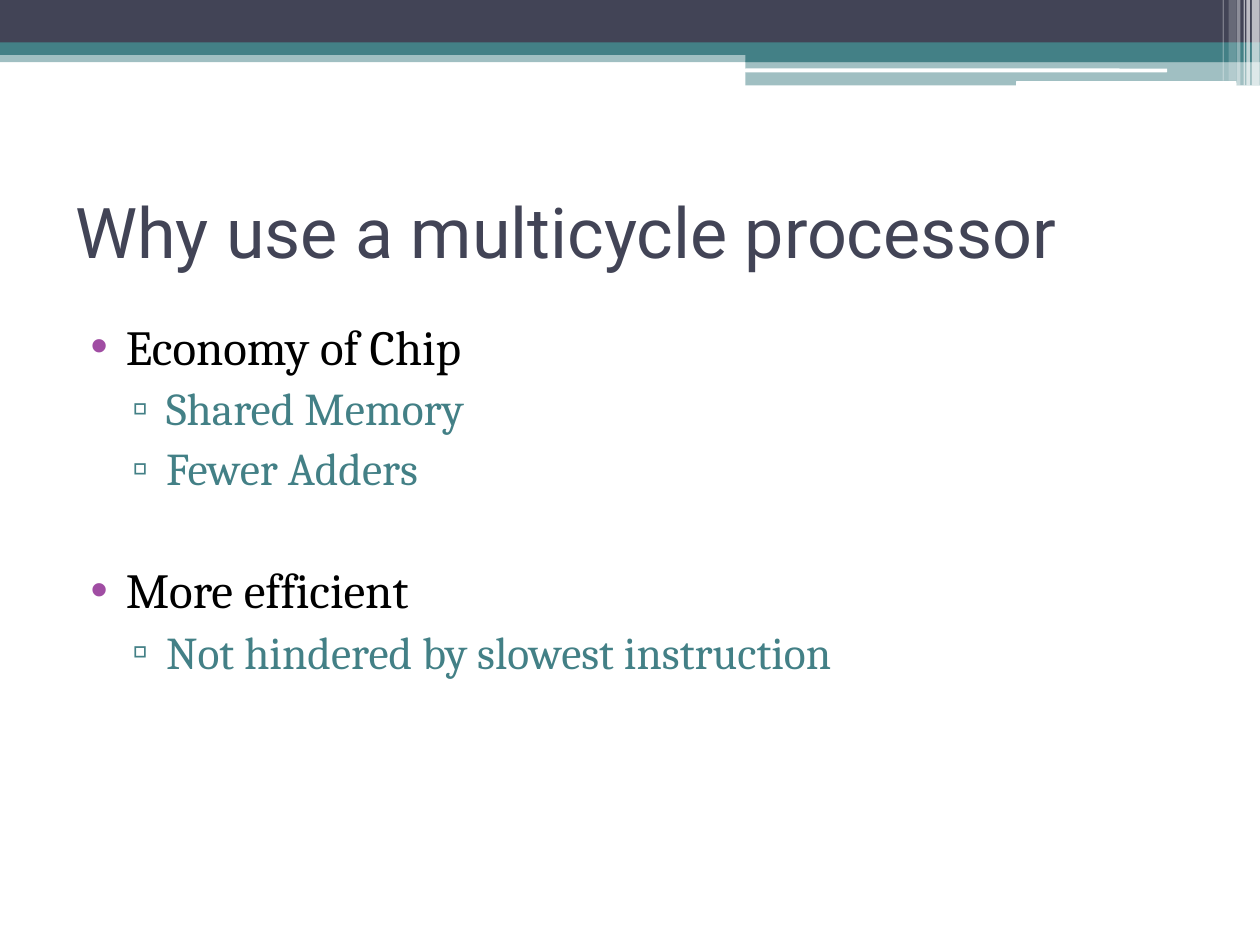
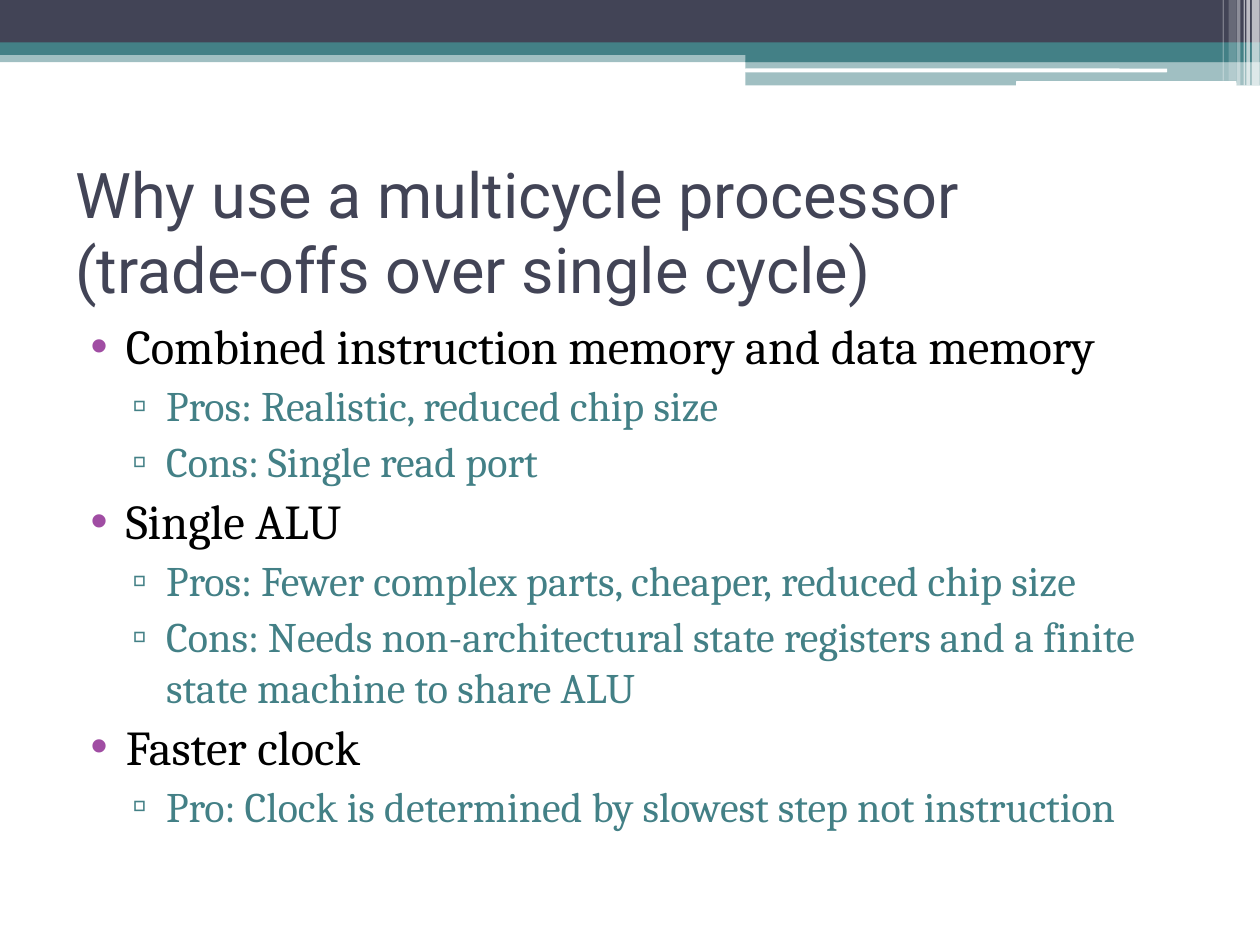
Before and after one commit to lucasrangit/Multicycle_MIPS, a slide deck: slide 4 of Multicycle_Processor.pptx. Drawn at 1260x945 pixels with LibreOffice and Linux fonts; fonts in the diff are those of the drawing. Boxes give left, top, right and bottom in pixels: in the first picture for what was removed or moved away, otherwise in the second. Text is boxed around its words. In the diff, an @@ line names an element or a change of style, - is before the commit and + after.

```diff
--- a/Multicycle_Processor.pptx
+++ b/Multicycle_Processor.pptx
@@ title at [75,170,959,307]: text changed; size 40 to 36 pt @@
-Why use a multicycle processor
+Why use a multicycle processor
+(trade-offs over single cycle)
@@ text at [126,330,1135,831]: text changed; size 26 to 24.1 pt @@
-• Economy of Chip
-  ▫ Shared Memory
-  ▫ Fewer Adders
-• More efficient
-  ▫ Not hindered by slowest instruction
+• Combined instruction memory and data memory
+  ▫ Pros: Realistic, reduced chip size
+  ▫ Cons: Single read port
+• Single ALU
+  ▫ Pros: Fewer complex parts, cheaper, reduced chip size
+  ▫ Cons: Needs non-architectural state registers and a finite state machine to share ALU
+• Faster clock
+  ▫ Pro: Clock is determined by slowest step not instruction
```
Also in this commit, not shown: 1 other slide changed, 1 slide added.
